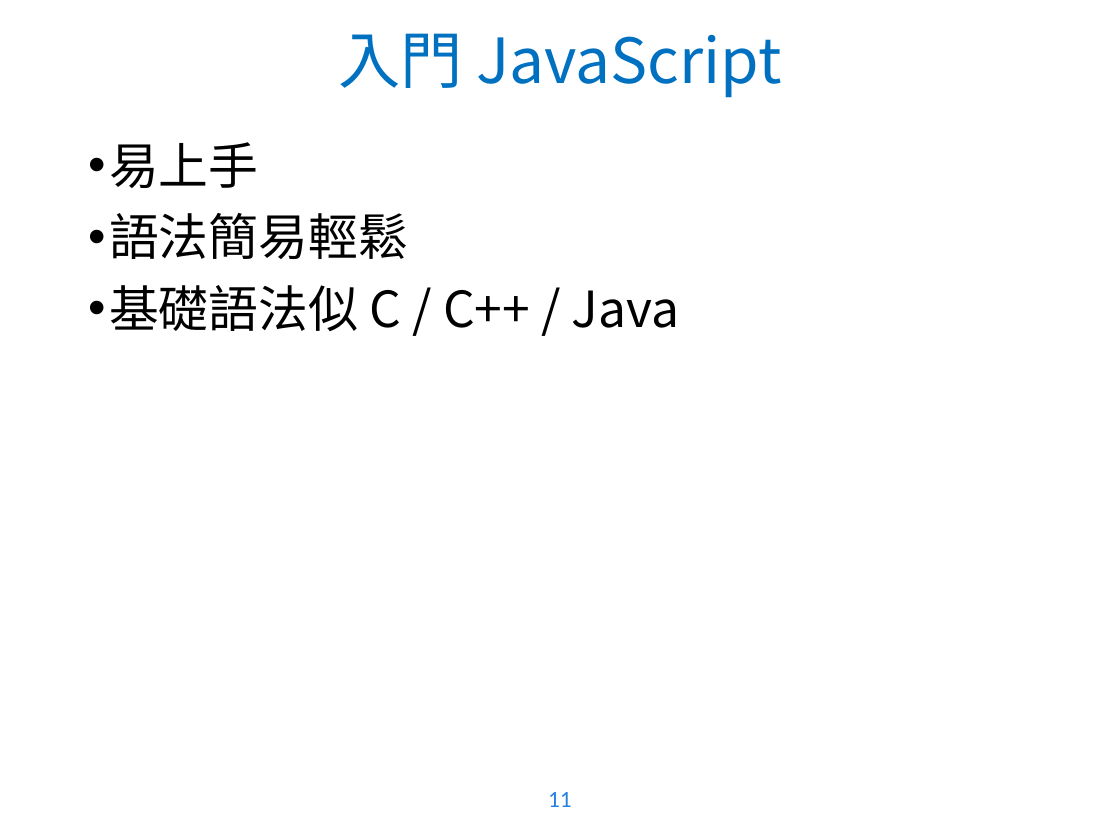
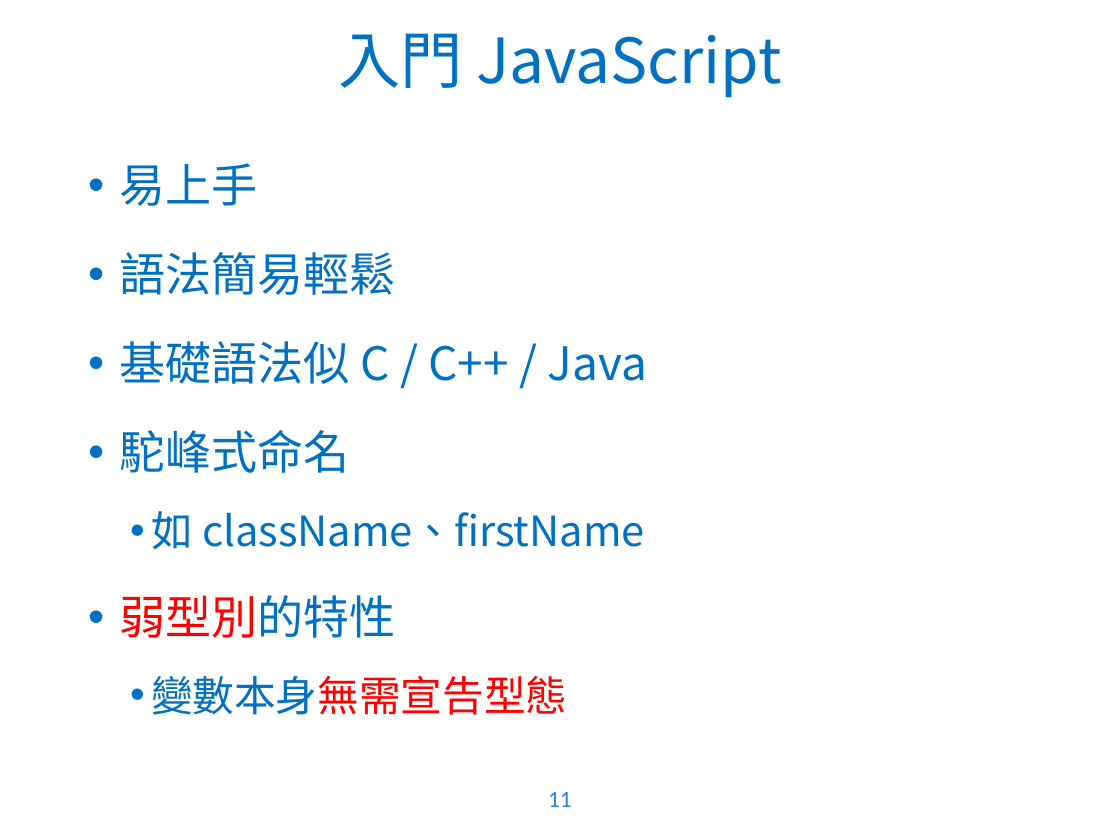
Before and after one commit to WaRTanKE7/WebClubData, a slide deck: slide 11 of 教學簡報/JavaScript - 1.pptx. Drawn at 1120x840 pixels with LibreOffice and Linux fonts; fonts in the diff are those of the drawing; background and template pictures are left out. Boxes give left, top, right and bottom in pixels: in the first picture for what was removed or moved away, otherwise in the second. Text is boxed around its words. In the diff, an @@ line names an element or a change of style, - is before the commit and + after.

```diff
--- a/教學簡報/JavaScript - 1.pptx
+++ b/教學簡報/JavaScript - 1.pptx
@@ text at (119, 163, 647, 384): size 32 to 29.6 pt, text colour #000000 to #0070C0 in "易上手", "語法簡易輕鬆", "基礎語法似 C / C++ / Java"; line spacing 1 to 1.4 @@
@@ text at (119, 430, 645, 715): paragraphs added @@
+• 駝峰式命名
+  • 如 className、firstName
+• 弱型別的特性
+  • 變數本身無需宣告型態
```
Also in this commit, not shown: 2 other slides changed, 3 slides added, 1 slide removed.
